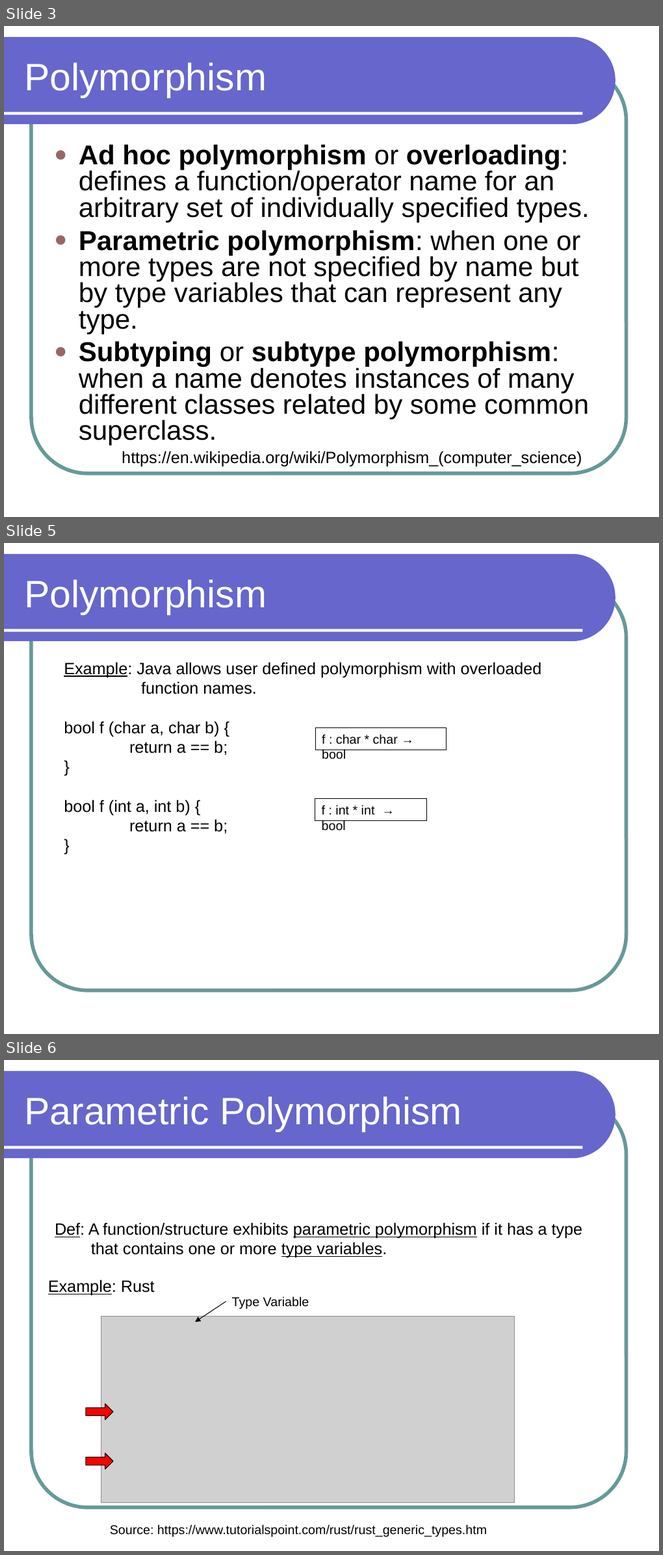
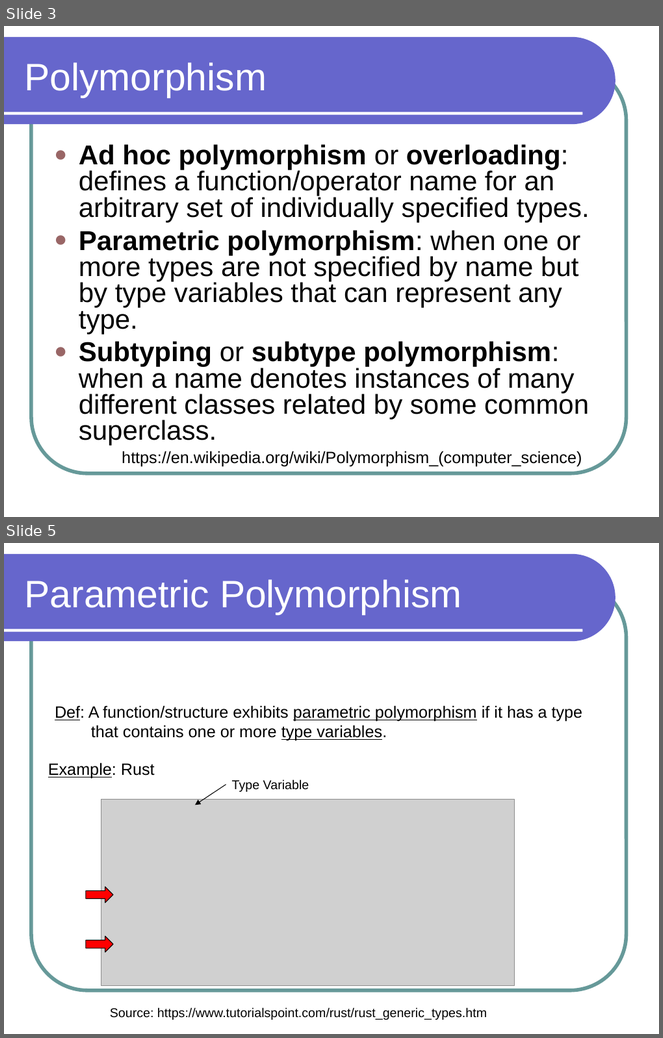
Before and after one commit to lutzhamel/CSC301, a slide deck: notes/csc301-ln019.ppt. Shown one above the other, each under a label of ours: slides 3, 5 and 6 before the commit, slides 3 and 5 after it; the slides between them are not shown. The pictures are 663x1555 and 663x1038 pixels, drawn with LibreOffice and Linux fonts; fonts in the diff are those of the drawing; grey boxes stand for pictures. Boxes give left, top, right and bottom in pixels: in the first picture for what was removed or moved away, otherwise in the second. Text is boxed around its words. In the diff, an @@ line names an element or a change of style, - is before the commit and + after.

```diff
--- a/notes/csc301-ln019.ppt
+++ b/notes/csc301-ln019.ppt
@@ slide 5 removed at (x1=4, y1=543, x2=659, y2=1034), background #FFFFFF; not listed: 3 template elements that a slide beside it also shows @@
@@ title removed at (x1=25, y1=579, x2=267, y2=615) @@
-Polymorphism
@@ text removed at (x1=64, y1=662, x2=542, y2=834) @@
-Example: Java allows user defined polymorphism with overloaded
-function names.
-bool f (char a, char b) {
-return a == b;
-}
-bool f (int a, int b) {
-return a == b;
-}
@@ rectangle removed at (x1=315, y1=728, x2=445, y2=750) @@
-f : char * char → bool
@@ rectangle removed at (x1=315, y1=799, x2=426, y2=821) @@
-f : int * int → bool
@@ what was slide 6 is now slide 5 @@
```
Also in this commit, not shown: 3 slides changed, 1 other file.
